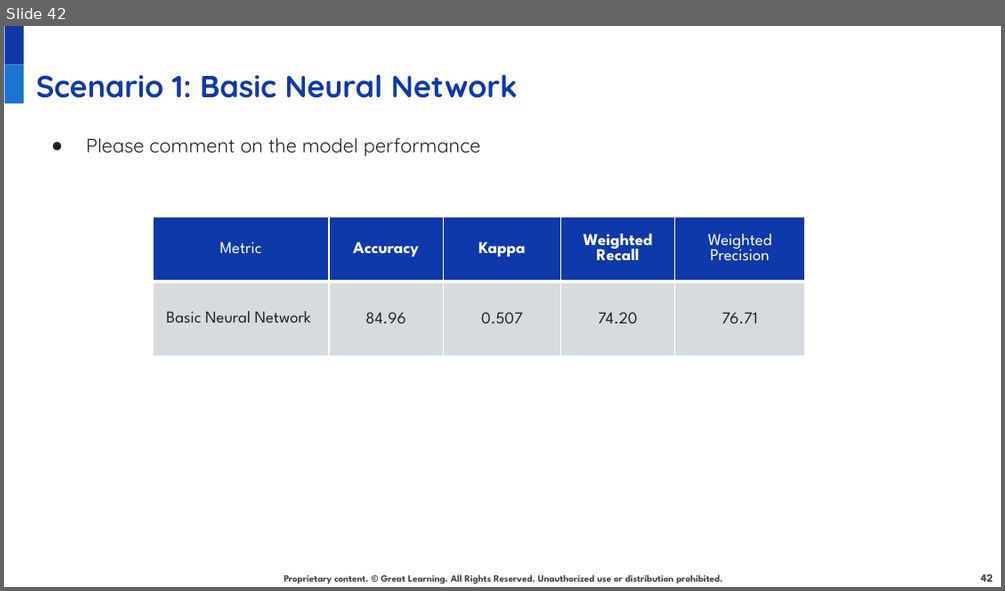
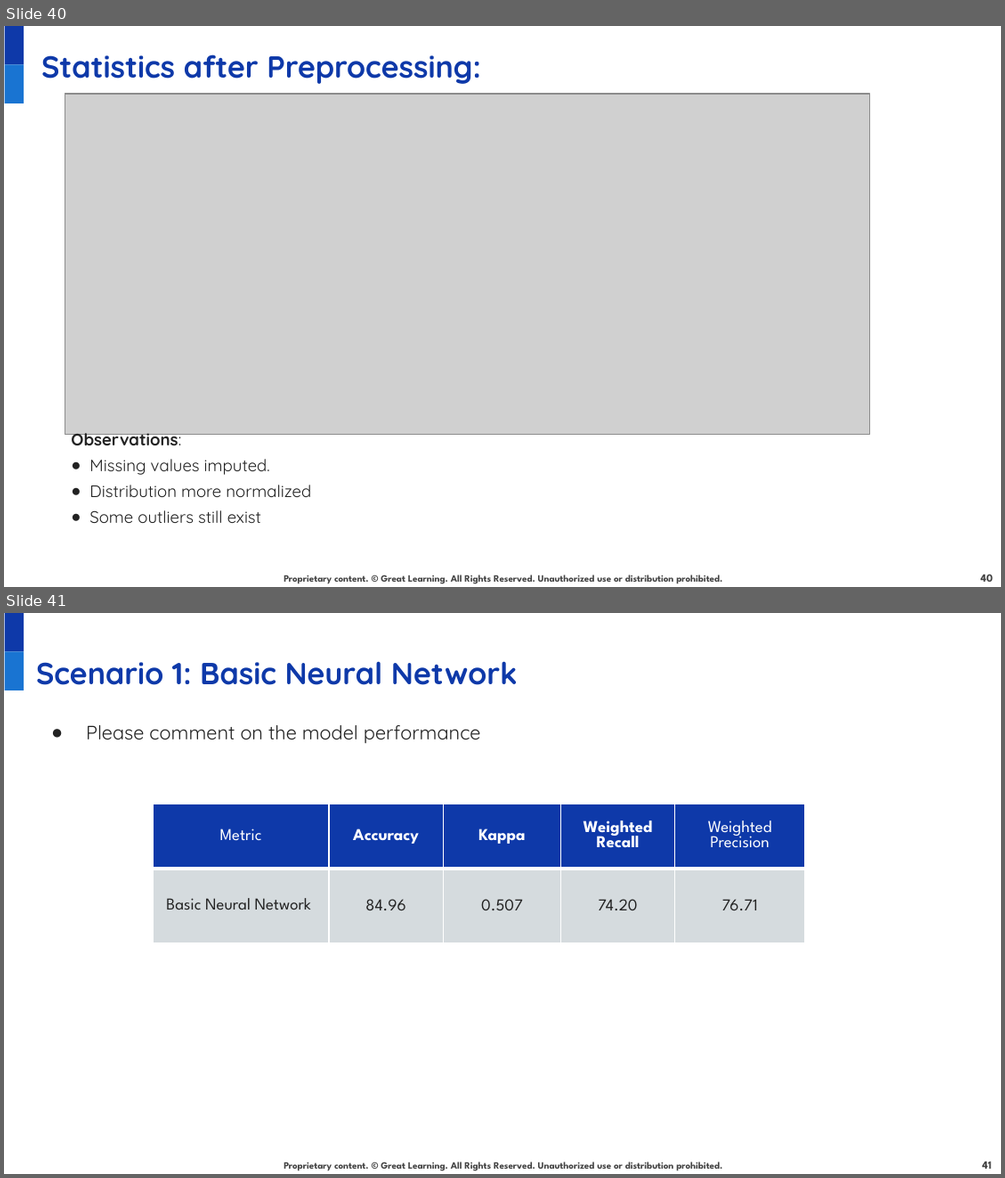
Before and after one commit to juanbucz/GreatLearning-TermProjects, a slide deck: Neural Networks - Loan Default/Loan Default Prediction Presentation - Business Interpretation - John Buczkowski.pptx. Shown one above the other, each under a label of ours: slide 42 before the commit, slides 40 and 41 after it. The pictures are 1005x591 and 1005x1178 pixels, drawn with LibreOffice and Linux fonts; fonts in the diff are those of the drawing; grey boxes stand for pictures; background and template pictures are left out. Boxes give left, top, right and bottom in pixels: in the first picture for what was removed or moved away, otherwise in the second. Text is boxed around its words. In the diff, an @@ line names an element or a change of style, - is before the commit and + after.

Commit message:
GG NN Default Loan Default Prediction Presentation - Clean up of pre-existing EDA slides; reorganization of current slide deck

```diff
--- a/Neural Networks - Loan Default/Loan Default Prediction Presentation - Business Interpretation - John Buczkowski.pptx
+++ b/Neural Networks - Loan Default/Loan Default Prediction Presentation - Business Interpretation - John Buczkowski.pptx
@@ slide 40 added at <box>4,26,1001,587</box>, background #FFFFFF; not listed: 3 template elements that a slide beside it also shows @@
@@ text added at <box>41,54,481,84</box>, 22 pt, text #0E39A9, bold @@
+Statistics after Preprocessing:
@@ picture added at <box>65,94,869,435</box> @@
@@ text added at <box>71,433,311,523</box>, 12 pt, text #222222 @@
+Observations:
+● Missing values imputed.
+● Distribution more normalized
+● Some outliers still exist
@@ page number added at <box>980,573,993,581</box>, 8 pt, text #434343, bold @@
+40
@@ what was slide 42 is now slide 41 @@
@@ page number at <box>982,1161,992,1168</box>: text changed @@
-42
+41
```
Also in this commit, not shown: 18 slides changed, 4 other slides added, 6 slides removed.
